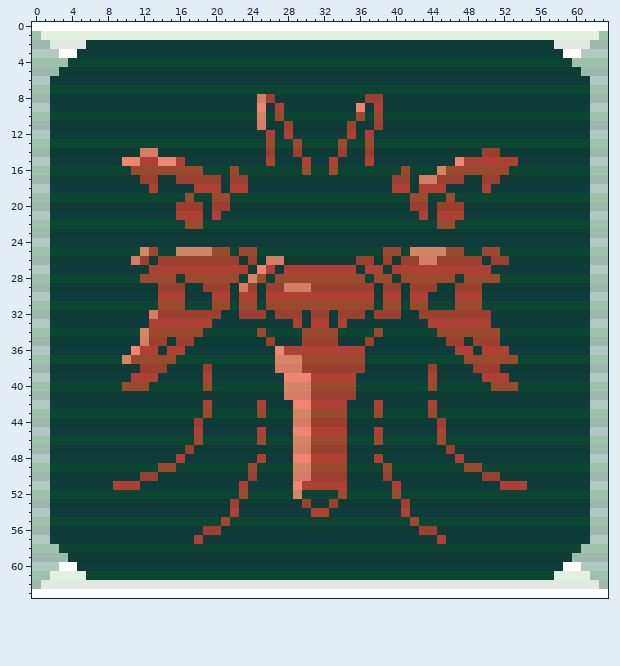
Pixel-art file: Art/HydraDogAchievement.aseprite. Above, as it was before the edit.
64x64 pixels, 1 frame.
And afterwards:
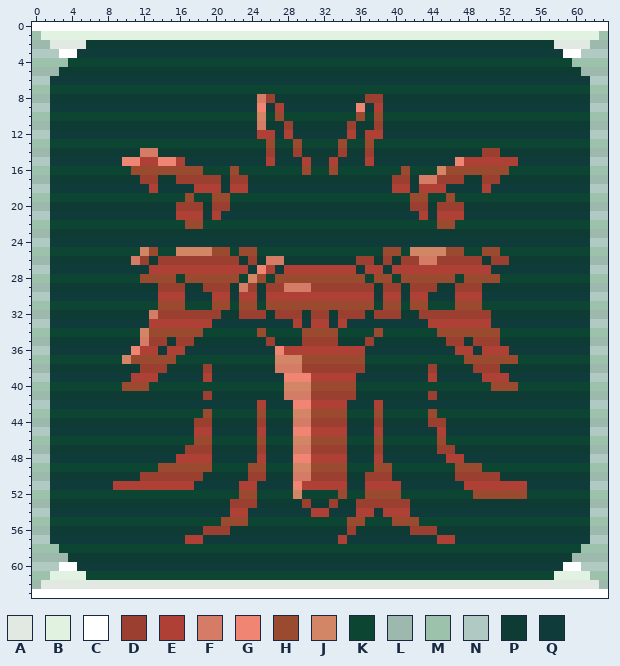
Palette (. is transparent): A #e2e8e2  B #e1f2e1  C #ffffff  D #9b4030  E #ae4035  F #d47c66  G #ef8572  H #9a4a2f  J #d38665  K #0d4533  L #9db8ad  M #9cc2ac  N #b1c9c3  P #0e3b34  Q #0f3b3a
What changed:
Changed rows in their new state; - is an unchanged pixel.
Layer "MainFill":
first column x 25:
12 E------------E
first column x 12:
40 -------K------------------------K----------
41 -------D------------------------D----------
42 -------Q------------------------Q----------
44 -------D-----D------------D-----D----------
45 -------E-----------------------------------
46 -------H-----------------------------------
47 ------DD-----D------------D------D---------
48 -----EEE--------------------------E--------
49 ----HHHH-----H------------H--------H-------
50 --DDDDD------D-----------DD--------DDD-----
51 EEEEEE------E------------EEE--------EEEE---
52 ------------H------------HHH---------HHHHHH
53 -----------DD-----------DDDDD--------------
54 -----------E------------EE-EE--------------
55 ----------HH-----------HH---HH-------------
56 ---------D-------------D------D------------
57 -----E----------------E-----------E--------
